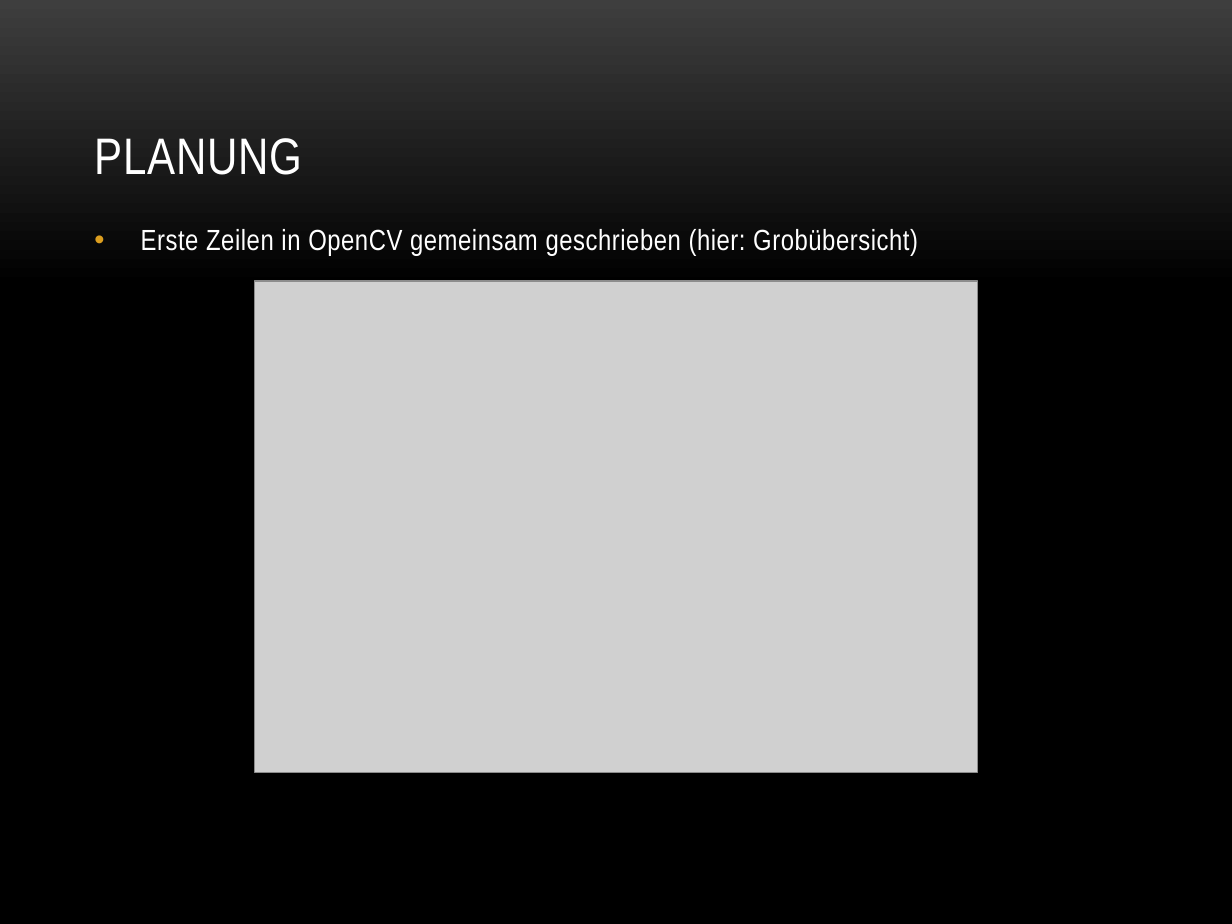
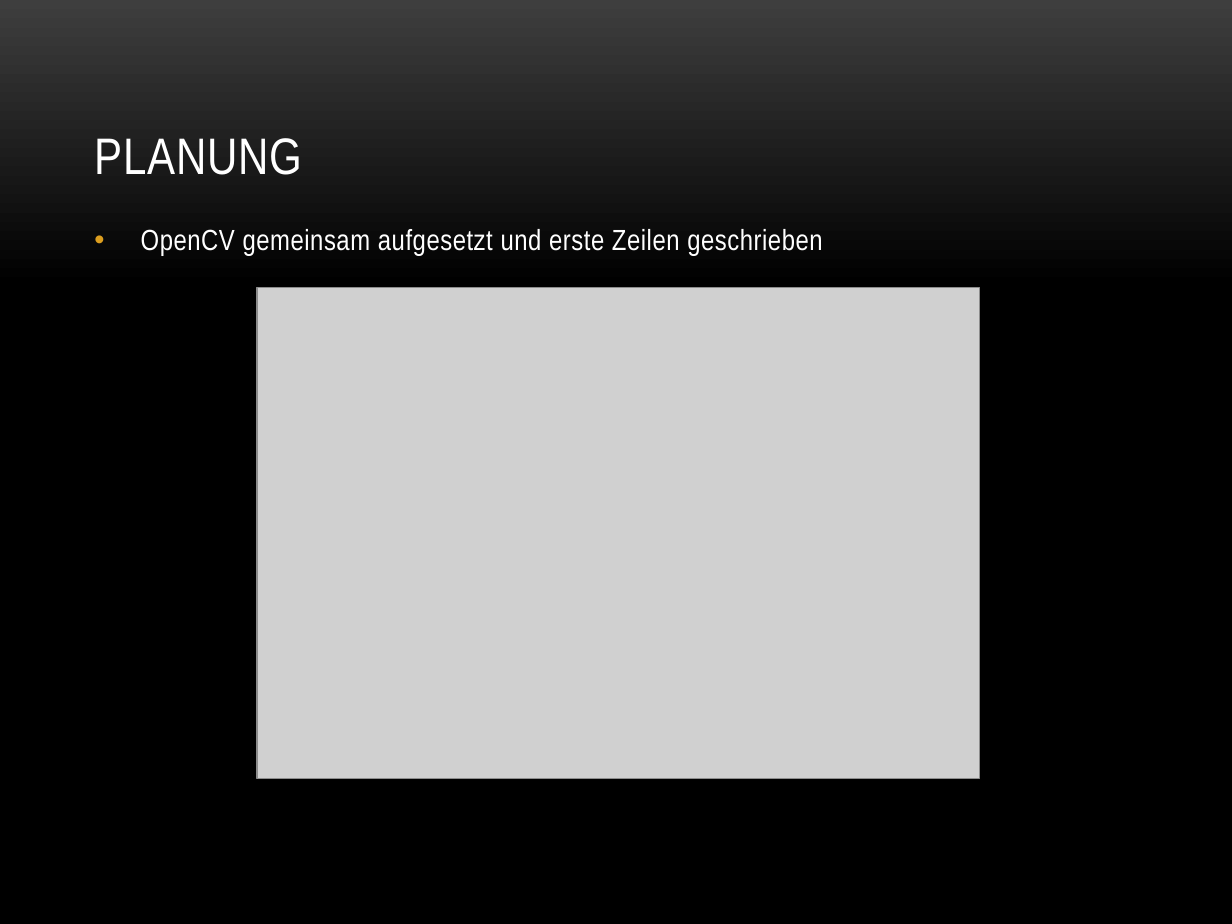
Before and after one commit to baertschi/Puzzle, a slide deck: slide 7 of Doku/Puzzle.pptx. Drawn at 1232x924 pixels with LibreOffice and Linux fonts; fonts in the diff are those of the drawing; grey boxes stand for pictures; background and template pictures are left out. Boxes give left, top, right and bottom in pixels: in the first picture for what was removed or moved away, otherwise in the second. Text is boxed around its words. In the diff, an @@ line names an element or a change of style, - is before the commit and + after.

```diff
--- a/Doku/Puzzle.pptx
+++ b/Doku/Puzzle.pptx
@@ text at [141,229,822,256]: text changed @@
-• Erste Zeilen in OpenCV gemeinsam geschrieben (hier: Grobübersicht)
+• OpenCV gemeinsam aufgesetzt und erste Zeilen geschrieben
@@ picture: place and size @@
-picture at [255,281,977,772]
+picture at [257,287,979,779]
```
Also in this commit, not shown: 6 other slides changed, 1 slide removed, 1 other file.
